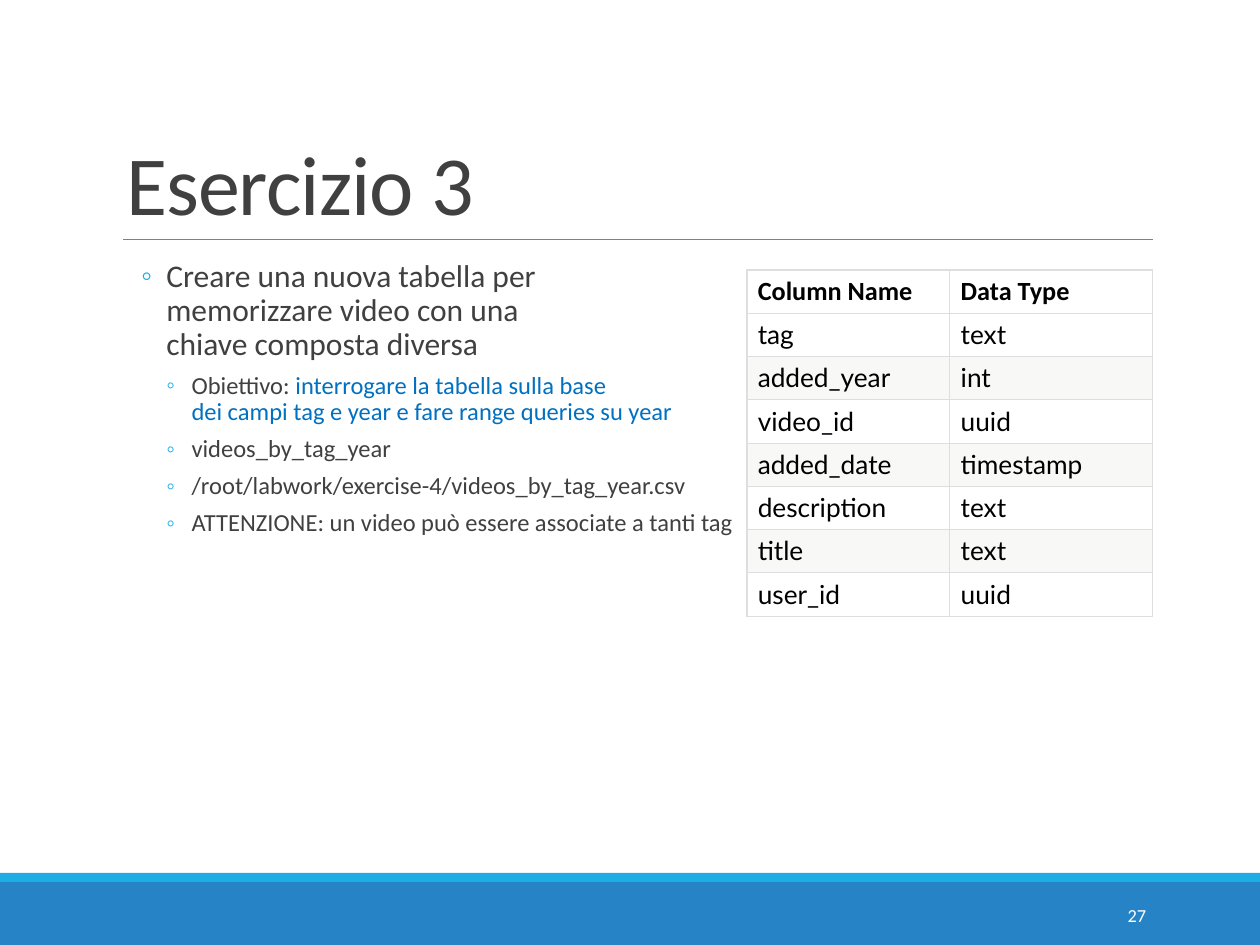
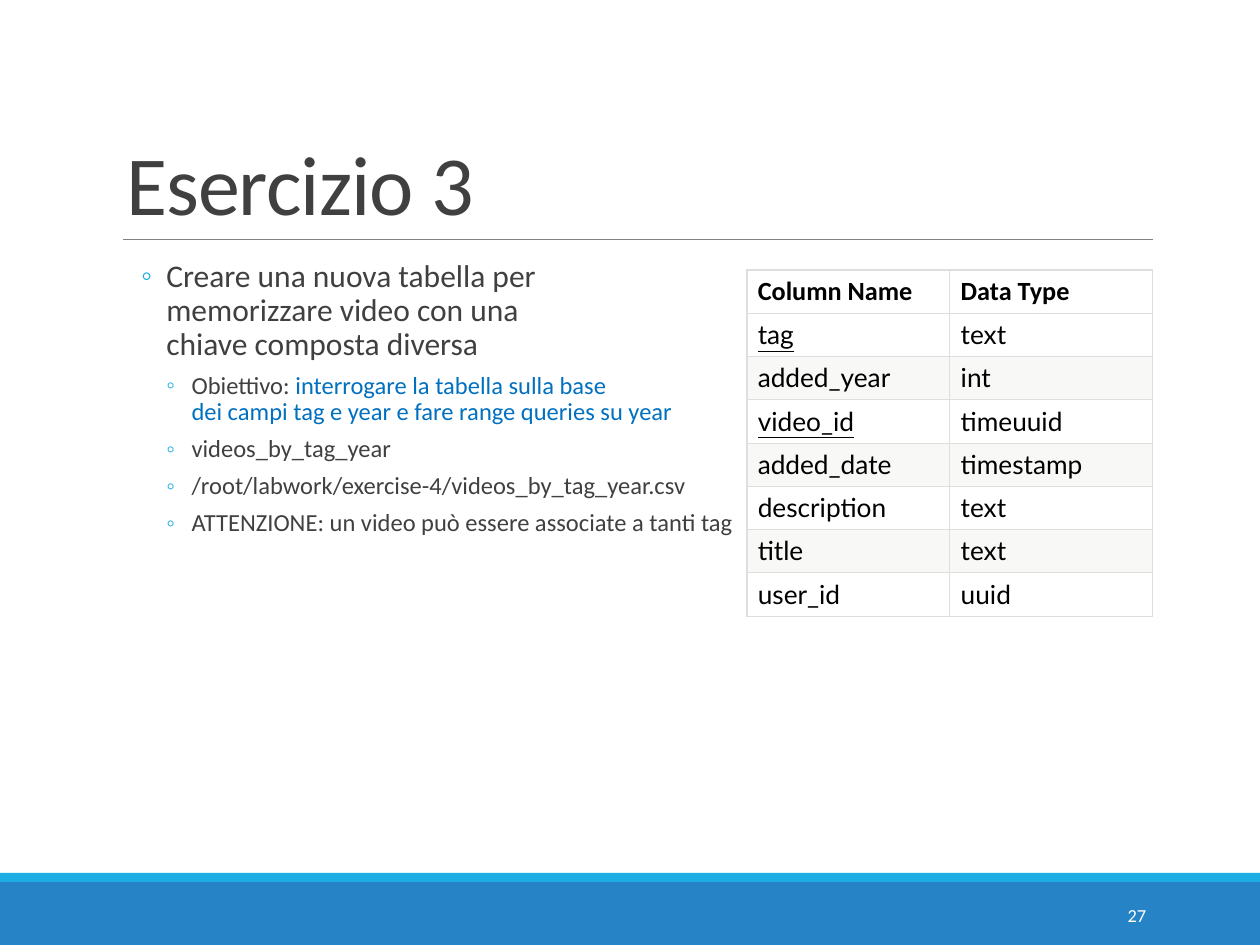
Before and after one commit to w4bo/teaching-nosql, a slide deck: slide 27 of slides/02 - E2 - Cassandra Intro.pptx. Drawn at 1260x945 pixels with LibreOffice and Linux fonts; fonts in the diff are those of the drawing. Boxes give left, top, right and bottom in pixels: in the first picture for what was removed or moved away, otherwise in the second. Text is boxed around its words. In the diff, an @@ line names an element or a change of style, - is before the commit and + after.

```diff
--- a/slides/02 - E2 - Cassandra Intro.pptx
+++ b/slides/02 - E2 - Cassandra Intro.pptx
@@ table at (747, 270, 1153, 616) @@
-row 4, column 2: uuid
+row 4, column 2: timeuuid
@@ underline on in "tag", "video_id" @@
```
Also in this commit, not shown: 2 other slides changed.
